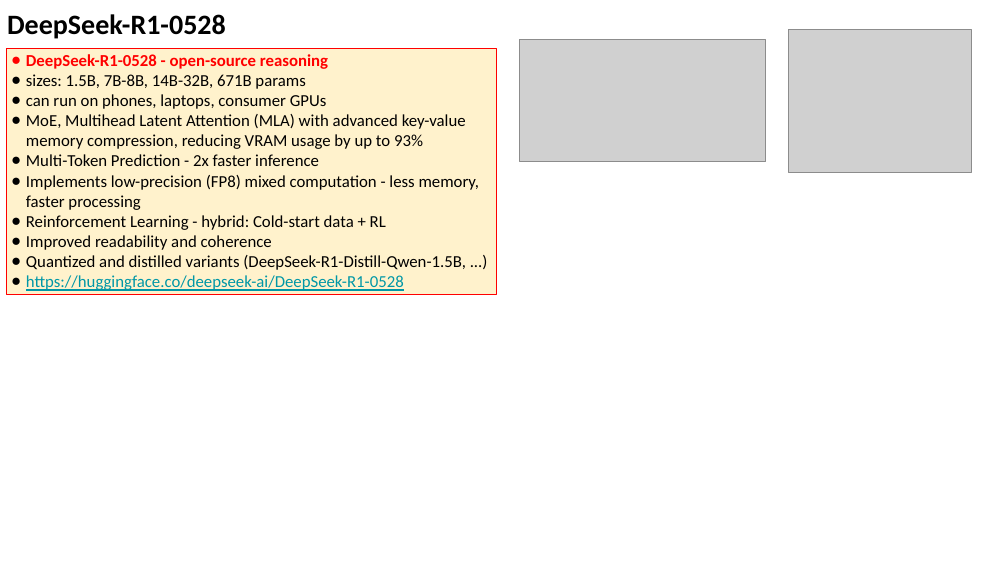
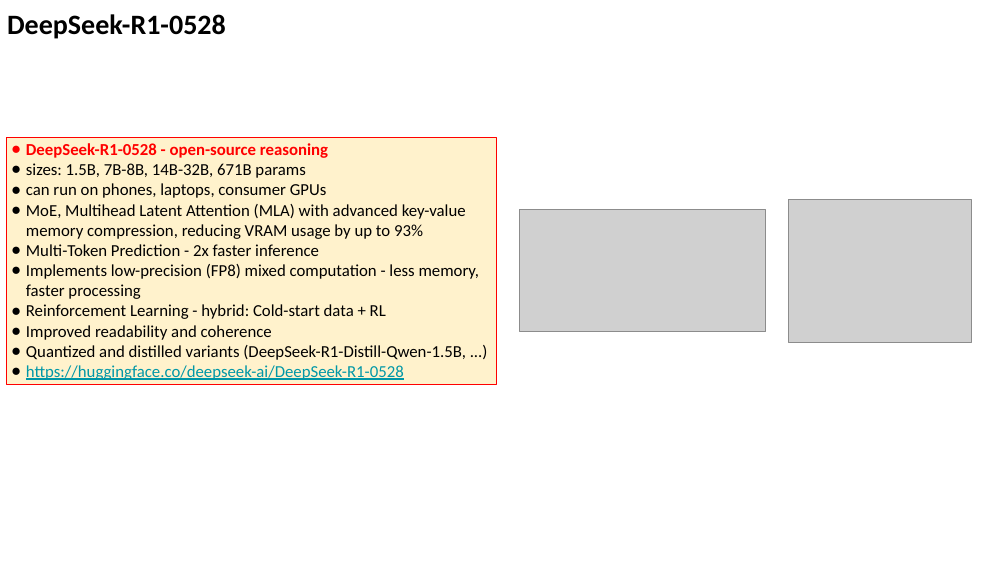
Before and after one commit to lselector/seminar, a slide deck: slide 4 of 2025/2025-05-30-AI-Updates.pptx (slide 3 before the commit). Drawn at 1008x567 pixels with LibreOffice and Linux fonts; fonts in the diff are those of the drawing; grey boxes stand for pictures. Boxes give left, top, right and bottom in pixels: in the first picture for what was removed or moved away, otherwise in the second. Text is boxed around its words. In the diff, an @@ line names an element or a change of style, - is before the commit and + after.

```diff
--- a/2025/2025-05-30-AI-Updates.pptx
+++ b/2025/2025-05-30-AI-Updates.pptx
@@ rectangle "DeepSeek-R1-0528 - open-source reasoning" moved from (x1=6, y1=48, x2=497, y2=294) to (x1=6, y1=138, x2=497, y2=384) @@
@@ picture moved from (x1=789, y1=29, x2=972, y2=172) to (x1=789, y1=200, x2=972, y2=343) @@
@@ picture moved from (x1=520, y1=39, x2=766, y2=162) to (x1=520, y1=210, x2=766, y2=333) @@
```
Also in this commit, not shown: 14 other slides changed, 1 slide added.
